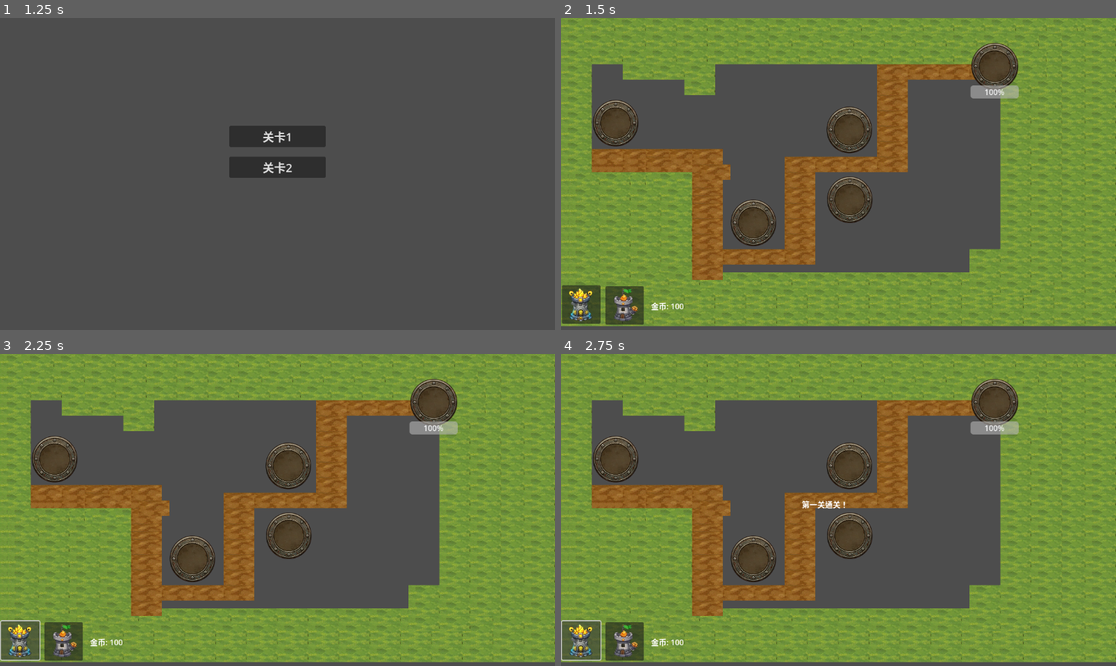
Above: before the commit, frames 1-4 (two rows, left to right).
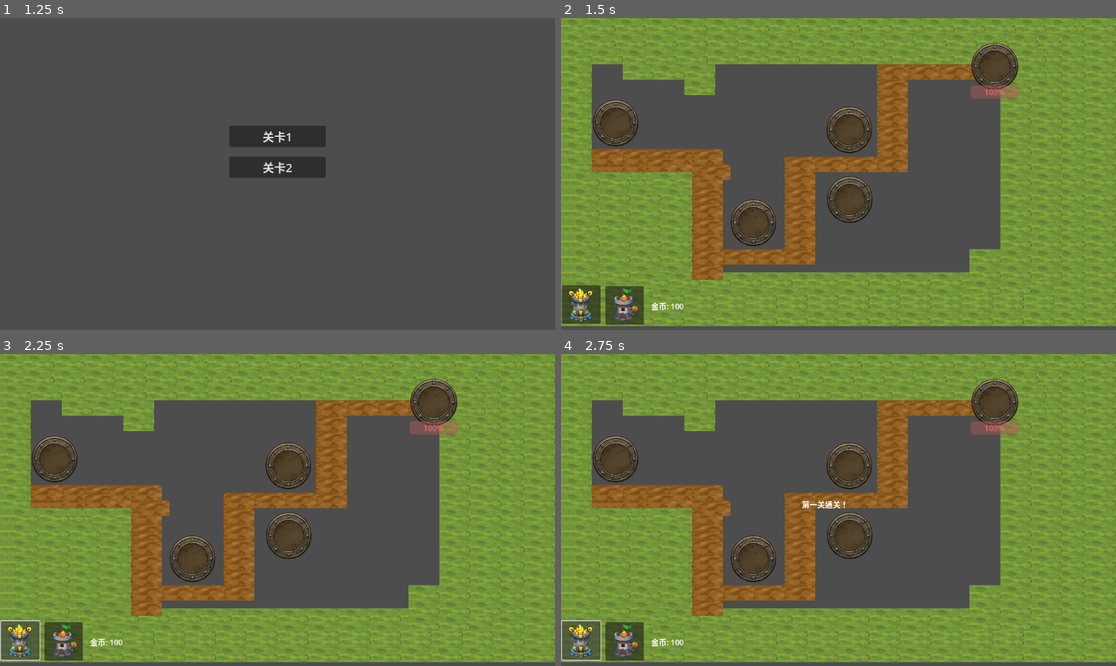
Above: after the commit, the same moments.

Repository: dependon/simpletowerdefense
Game: Godot game, scene res://scene/start_menu.tscn
Two runs of this game, one before a commit and one after it. Both use one fixed random seed, a clock stepped at 60 frames per second and the inputs below. The engine's default icon, where the game draws it, is replaced by a stand-in: a white triangle on a blue panel in a dark square.
Inputs (mouse positions are in pixels of both pictures, inside the frame that each line leads up to):
- Up to frame 1 (1.25 s): click "开始游戏" at 0.5 s
- Up to frame 2 (1.5 s): click "关卡1" at 1.25 s
- Up to frame 3 (2.25 s): click (22, 641) at 2 s
- Up to frame 4 (2.75 s): no input

Frame 1 is identical in both runs. In frame 2, 0.4% of the frame differs, in the area x 73-83%, y 21-26%; in frame 3, 0.4%; in frame 4, 0.4%.

Commit message:
style: 将血条颜色统一设置为淡红色
为了提升血条的视觉效果，将敌人和基地的血条颜色统一设置为淡红色（Color(1, 0.5, 0.5, 0.8)），以增强游戏界面的美观性和一致性。

Diff:
--- a/scene/base.gd
+++ b/scene/base.gd
@@ -7,6 +7,8 @@
 func _ready():
 	$HealthBar.max_value = max_health
 	$HealthBar.value = current_health
+	# 设置血条颜色为淡红色
+	$HealthBar.modulate = Color(1, 0.5, 0.5, 0.8)
 	area_entered.connect(_on_area_entered)
 
 func _on_area_entered(area):
--- a/scene/enemy.gd
+++ b/scene/enemy.gd
@@ -18,6 +18,8 @@
 	health_bar.show_percentage = false
 	health_bar.custom_minimum_size = Vector2(40, 8)
 	health_bar.position = Vector2(-20, 30)
+	# 设置血条颜色为淡红色
+	health_bar.modulate = Color(1, 0.5, 0.5, 0.8)
 	add_child(health_bar)
 
 # 设置敌人移动路径
